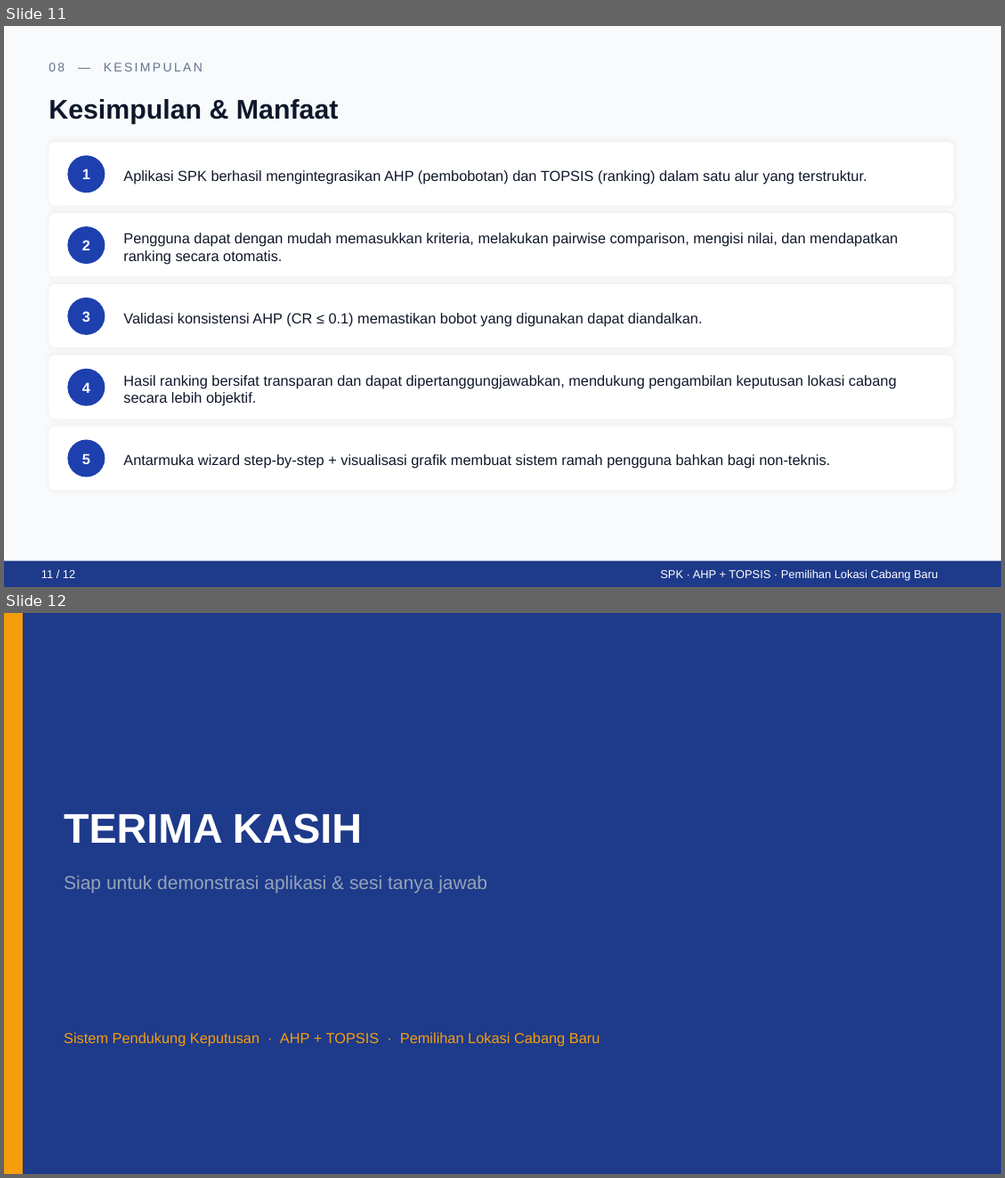
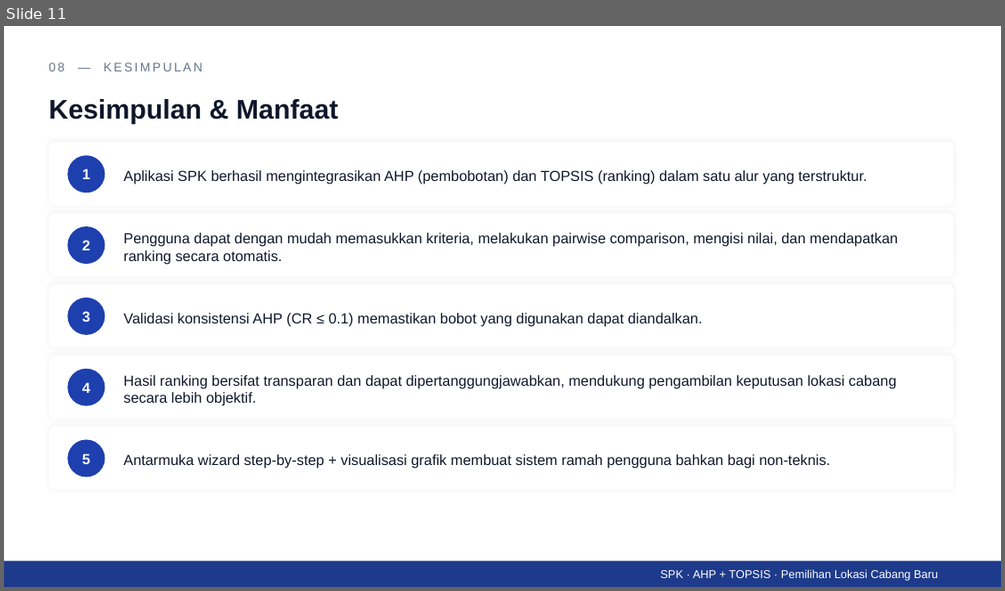
Before and after one commit to AndreasAndityaTI/tugas_spk, a slide deck: Presentasi_SPK_Pemilihan_Lokasi_Cabang_Baru.pptx. Shown one above the other, each under a label of ours: slides 11 and 12 before the commit, slide 11 after it. The pictures are 1005x1178 and 1005x591 pixels, drawn with LibreOffice and Linux fonts; fonts in the diff are those of the drawing. Boxes give left, top, right and bottom in pixels: in the first picture for what was removed or moved away, otherwise in the second. Text is boxed around its words. In the diff, an @@ line names an element or a change of style, - is before the commit and + after.

```diff
--- a/Presentasi_SPK_Pemilihan_Lokasi_Cabang_Baru.pptx
+++ b/Presentasi_SPK_Pemilihan_Lokasi_Cabang_Baru.pptx
@@ slide 12 removed at (x1=4, y1=613, x2=1001, y2=1174), background #1E3A8A @@
@@ rectangle removed at (x1=4, y1=613, x2=23, y2=1174) @@
@@ text removed at (x1=64, y1=813, x2=362, y2=844) @@
-TERIMA KASIH
@@ text removed at (x1=64, y1=876, x2=487, y2=893) @@
-Siap untuk demonstrasi aplikasi & sesi tanya jawab
@@ text removed at (x1=64, y1=1032, x2=600, y2=1046) @@
-Sistem Pendukung Keputusan · AHP + TOPSIS · Pemilihan Lokasi Cabang Baru
@@ slide 11 changed as well @@
@@ background #F8FAFC to #FFFFFF @@
@@ text removed at (x1=41, y1=570, x2=75, y2=578) @@
-11 / 12
```
Also in this commit, not shown: 9 other slides changed, 2 slides added, 1 other slide removed, 3 other files.
